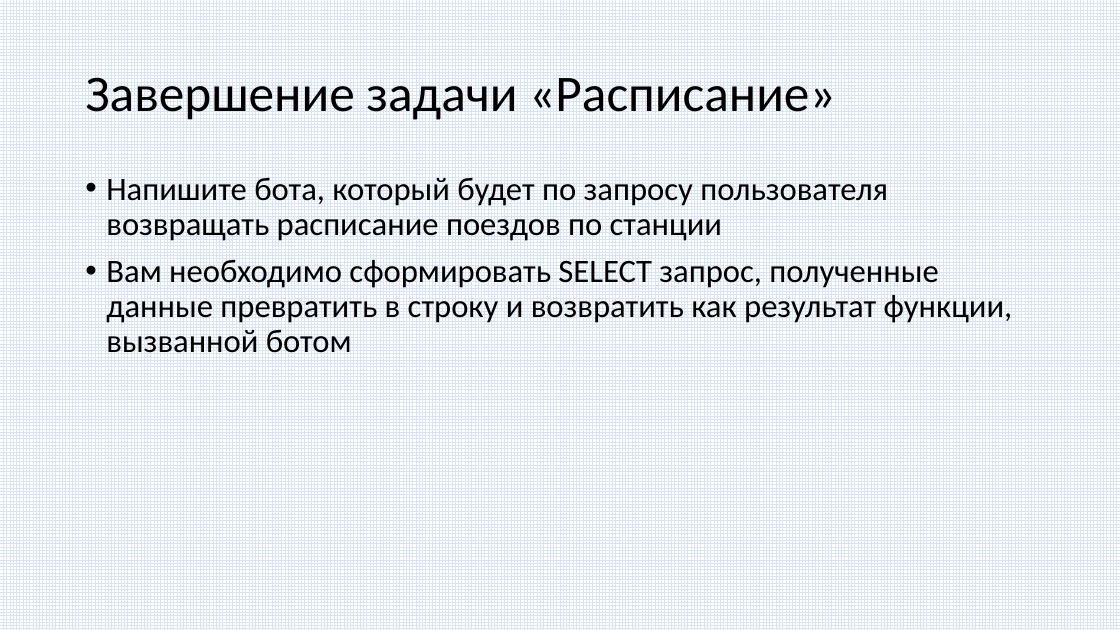
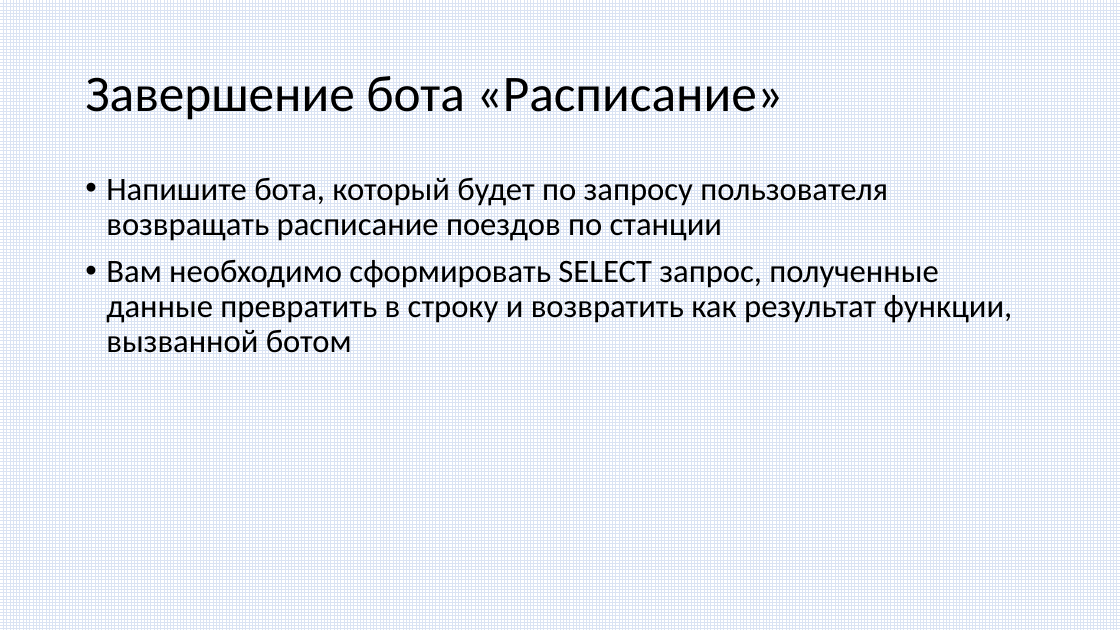
Before and after one commit to paveltsytovich/telegram-course, a slide deck: slide 157 of Presentation/Разработка ботов для телеграмм на Python.pptx. Drawn at 1120x630 pixels with LibreOffice and Linux fonts; fonts in the diff are those of the drawing. Boxes give left, top, right and bottom in pixels: in the first picture for what was removed or moved away, otherwise in the second. Text is boxed around its words. In the diff, an @@ line names an element or a change of style, - is before the commit and + after.

```diff
--- a/Presentation/Разработка ботов для телеграмм на Python.pptx
+++ b/Presentation/Разработка ботов для телеграмм на Python.pptx
@@ title at (85, 76, 783, 120): text changed @@
-Завершение задачи «Расписание»
+Завершение бота «Расписание»
```
Also in this commit, not shown: 4 other slides changed, 7 slides added.
